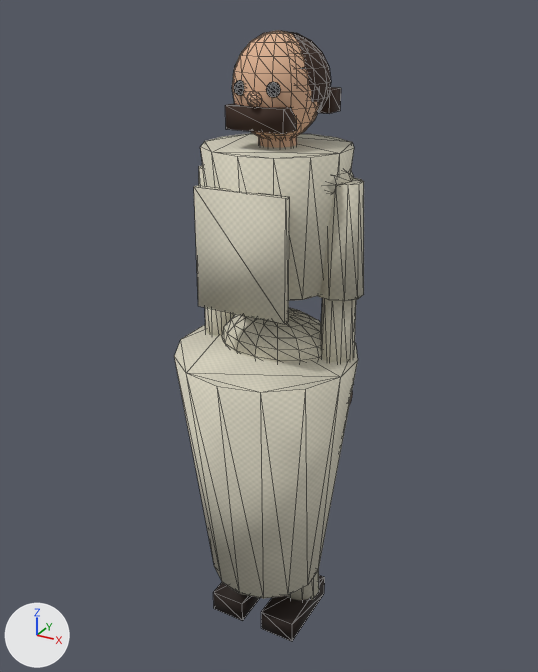
What one commit did to the glTF model gra-fabryka/godot/assets/models/npc_szynkarz.glb.
Rendered twice from a 50 mm lens placed at (0.915, -1.708, 1.786), pointed at (-0.01, -0.027, 0.945). The lights are fixed; the arrows at lower left show +X, +Y and +Z. The older version comes first. Mesh edges are drawn as thin lines. Vertices at exactly the same position are counted once.

Objects in the first picture: 'npc_szynkarz'.
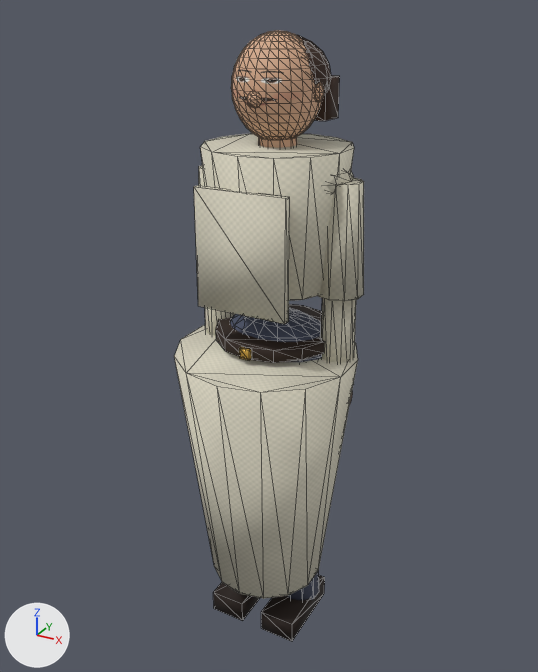
Boxes [x1, y1, x2, y2] around the edits, measured in the pictures (538 x 672 px; the box of a moved part takes in the faces that stretch with it):
part 1 of me_sphere_070, added
    after: [216, 304, 325, 363]
part 2 of me_sphere_070, added
    after: [239, 347, 251, 360]
part 3 of me_sphere_070, added
    after: [315, 75, 340, 121]
part 4 of me_sphere_070, moved or reshaped
    before: [225, 30, 341, 139]
    after: [231, 30, 331, 140]
part 5 of me_sphere_070, surface changed
    before: [265, 31, 331, 94]
    after: [259, 30, 331, 88]
part 6 of me_sphere_070, recoloured
    before: [222, 308, 322, 600]
    after: [229, 308, 322, 600]
part 7 of me_sphere_070, recoloured
    before: [265, 31, 289, 56]
    after: [259, 30, 278, 41]

What changed in the scene script:
```text
Add img_tex_twarz_npc_szynkarz:
    img_tex_twarz_npc_szynkarz = load_image('tex_twarz_npc_szynkarz', '_unpacked/tex_twarz_npc_szynkarz', 256, 256, 'sRGB')
Add img_tex_ubranie_robotnik:
    img_tex_ubranie_robotnik = load_image('tex_ubranie_robotnik', '_unpacked/tex_ubranie_robotnik', 256, 256, 'sRGB')
Add mat_m_pasek:
    mat_m_pasek = principled_material('M_pasek')
    mat_m_pasek.base_color = (0.0203, 0.00778, 0.00288)  # black #271609
    mat_m_pasek.roughness = 0.8
Add mat_m_twarz_npc_szynkarz:
    mat_m_twarz_npc_szynkarz = principled_material('M_twarz_npc_szynkarz')
    mat_m_twarz_npc_szynkarz.texture = img_tex_twarz_npc_szynkarz
    mat_m_twarz_npc_szynkarz.roughness = 0.65
Add mat_m_mosiadz:
    mat_m_mosiadz = principled_material('M_mosiadz')
    mat_m_mosiadz.base_color = (0.547, 0.325, 0.0516)  # orange #c39a40
    mat_m_mosiadz.metallic = 0.7
    mat_m_mosiadz.roughness = 0.4
Add mat_m_ubranie_robotnik:
    mat_m_ubranie_robotnik = principled_material('M_ubranie_robotnik')
    mat_m_ubranie_robotnik.texture = img_tex_ubranie_robotnik
    mat_m_ubranie_robotnik.roughness = 0.8
Change me_sphere_070:
    used by ob_npc_szynkarz; location = (0.0, 0.0, 0.0)
    remove me_sphere_070.from_pydata(...)  # 1278 vertices, 2456 faces; spans x -0.25..0.25, y -0.31..0.2, z 0.0..1.74
    add me_sphere_070.from_pydata(...)  # 1522 vertices, 2940 faces; spans x -0.25..0.25, y -0.31..0.2, z 0.0..1.74
    me_sphere_070 part 1: a new loose piece, a 14-sided cylinder along z spanning x -0.168..0.168, y -0.172..0.172, z 0.936..0.971, in mat_m_pasek (black #271609)
    me_sphere_070 part 2: a new loose piece, a box spanning x -0.015..0.015, y -0.179..-0.164, z 0.939..0.968, in mat_m_mosiadz (orange #c39a40)
    me_sphere_070 part 3: a new loose piece, a box spanning x -0.108..0.108, y 0.051..0.131, z 1.528..1.63, in mat_m_wlosy_ciemne (brown #351e10)
    me_sphere_070 part 4: 101 vertices moved from x -0.12..0.12, y -0.11..0.14, z 1.5..1.73 to x -0.12..0.12, y -0.11..0.14, z 1.5..1.74; 241 vertices removed from x -0.12..0.12, y -0.12..0.13, z 1.48..1.73; 441 vertices added at x -0.12..0.12, y -0.12..0.12, z 1.48..1.74
    me_sphere_070 part 5: 48 kept faces spanning x -0.11..0.12, y -0.09..0.14, z 1.5..1.74 get new texture (UV) coordinates
    me_sphere_070 part 6: 432 faces spanning x -0.17..0.17, y -0.13..0.13, z 0.06..1.02 switch from mat_m_koszula (picture img_tex_koszula) to mat_m_ubranie_robotnik (picture img_tex_ubranie_robotnik)
    me_sphere_070 part 7: 10 faces spanning x -0.04..0.0, y -0.06..0.08, z 1.5..1.74 switch from mat_m_skora (beige #e1b493) to mat_m_twarz_npc_szynkarz (picture img_tex_twarz_npc_szynkarz)
    remove me_sphere_070.materials.append(mat_m_oko)  # black #0d0d13
    add me_sphere_070.materials.append(mat_m_pasek)  # black #271609
    add me_sphere_070.materials.append(mat_m_mosiadz)  # orange #c39a40
```
